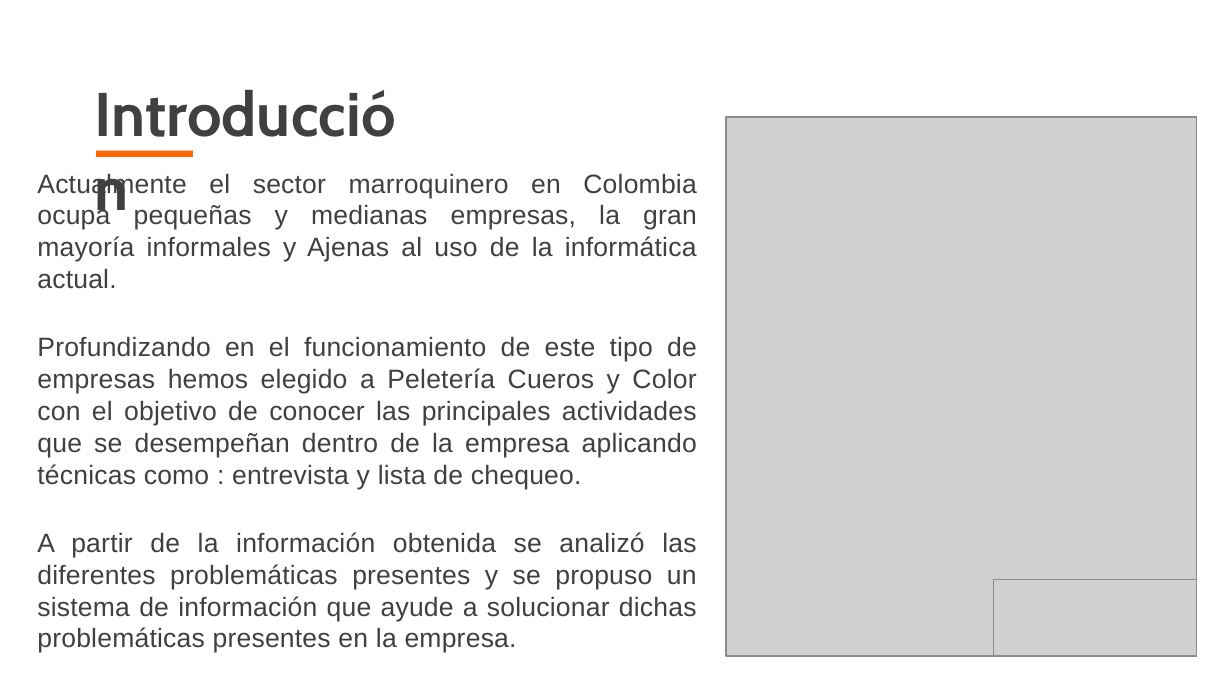
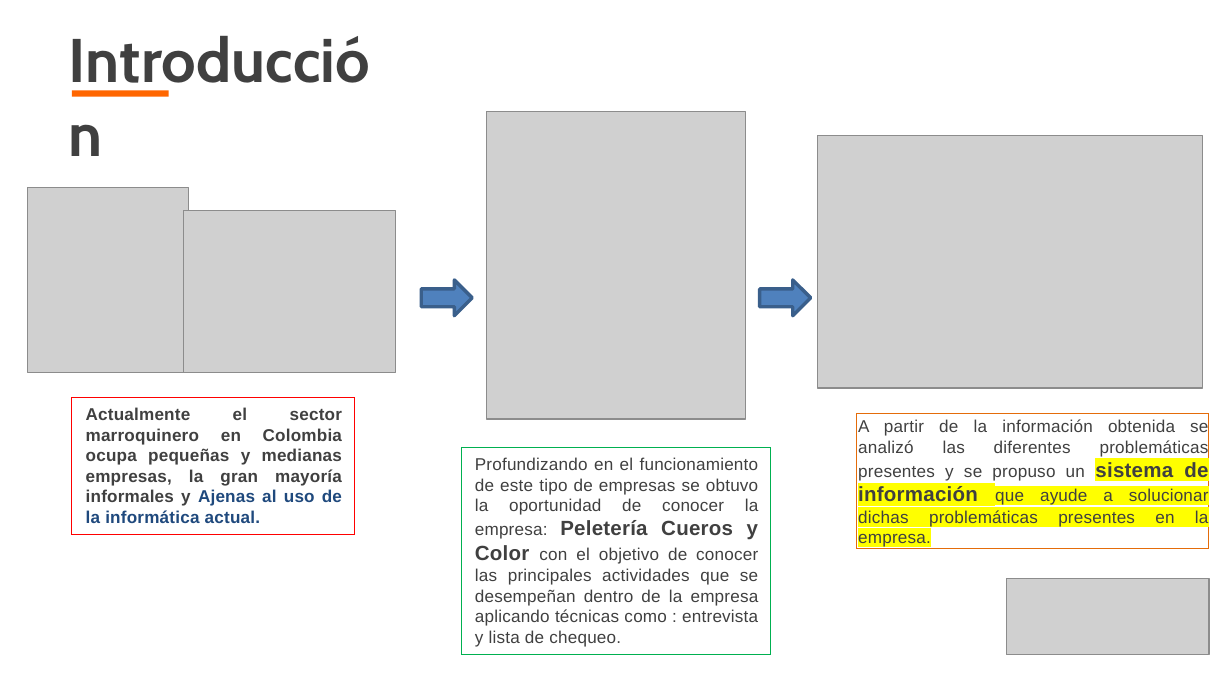
Before and after one commit to kamor31232/Proyecto_adsi, a slide deck: slide 3 of App/app_documentacion/1er_trimestre/1_proyecto/1_1_1_presentacion_proyecto.pptx (slide 2 before the commit). Drawn at 1232x693 pixels with LibreOffice and Linux fonts; fonts in the diff are those of the drawing; grey boxes stand for pictures; background and template pictures are left out. Boxes give left, top, right and bottom in pixels: in the first picture for what was removed or moved away, otherwise in the second. Text is boxed around its words. In the diff, an @@ line names an element or a change of style, - is before the commit and + after.

```diff
--- a/App/app_documentacion/1er_trimestre/1_proyecto/1_1_1_presentacion_proyecto.pptx
+++ b/App/app_documentacion/1er_trimestre/1_proyecto/1_1_1_presentacion_proyecto.pptx
@@ title "Introducción": place and size @@
-title "Introducción" at [92,73,421,150]
+title "Introducción" at [67,20,395,97]
@@ freeform shape: place and size @@
-freeform shape at [96,150,193,156]
+freeform shape at [71,90,169,96]
@@ picture added at [487,112,745,419] @@
@@ picture added at [818,136,1202,388] @@
@@ text in rectangle at [37,173,697,489]: paragraphs removed @@
-Actualmente el sector marroquinero en Colombia ocupa pequeñas y medianas empresas, la gran mayoría informales y Ajenas al uso de la informática actual.
-Profundizando en el funcionamiento de este tipo de empresas hemos elegido a Peletería Cueros y Color con el objetivo de conocer las principales actividades que se desempeñan dentro de la empresa aplicando técnicas como : entrevista y lista de chequeo.
@@ picture: place and size @@
-picture at [726,117,1196,655]
+picture at [27,187,188,372]
@@ picture added at [184,211,395,372] @@
@@ right arrow added at [421,280,472,315], fill #4F81BD, outline #3A5F8C 2 pt @@
@@ right arrow added at [760,280,811,315], fill #4F81BD, outline #3A5F8C 2 pt @@
@@ rectangle added at [71,398,354,535], fill #FFFFFF, outline #FF0000 0.75 pt, 10 pt, text #404040, bold @@
+Actualmente el sector marroquinero en Colombia ocupa pequeñas y medianas empresas, la gran mayoría informales y Ajenas al uso de la informática actual.
@@ rectangle "A partir de la información ...": place and size @@
-rectangle "A partir de la información ..." at [37,173,697,653]
+rectangle "A partir de la información ..." at [856,413,1209,548]
@@ rectangle "A partir de la información ..." at [856,413,1209,548]: size 15.5 to 10 pt in "A partir de la información obtenida se ..."; size 15.5 to 12 pt, bold on in "sistema de información"; highlight none to #FFFF00 in "sistema de información que ayude a solucionar ..."; outline none to #E46C0A 0.75 pt @@
@@ rectangle added at [461,447,770,654], outline #00B050 0.75 pt, 10 pt, text #404040 @@
+Profundizando en el funcionamiento de este tipo de empresas se obtuvo la oportunidad de conocer la empresa: Peletería Cueros y Color con el objetivo de conocer las principales actividades que se desempeñan dentro de la empresa aplicando técnicas como : entrevista y lista de chequeo.
@@ picture: place and size @@
-picture at [993,580,1196,657]
+picture at [1007,578,1210,654]
@@ rectangle removed at [1019,580,1196,630] @@
-Logo Sistema
```
Also in this commit, not shown: 3 other slides changed, 3 slides added, 1 slide removed, 1 other file.
